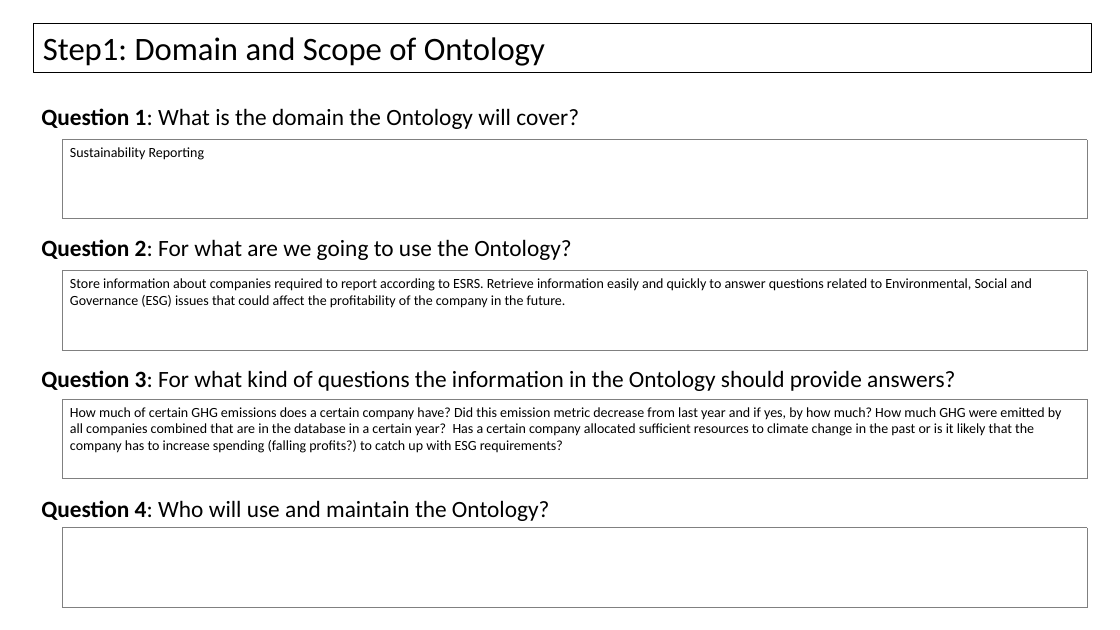
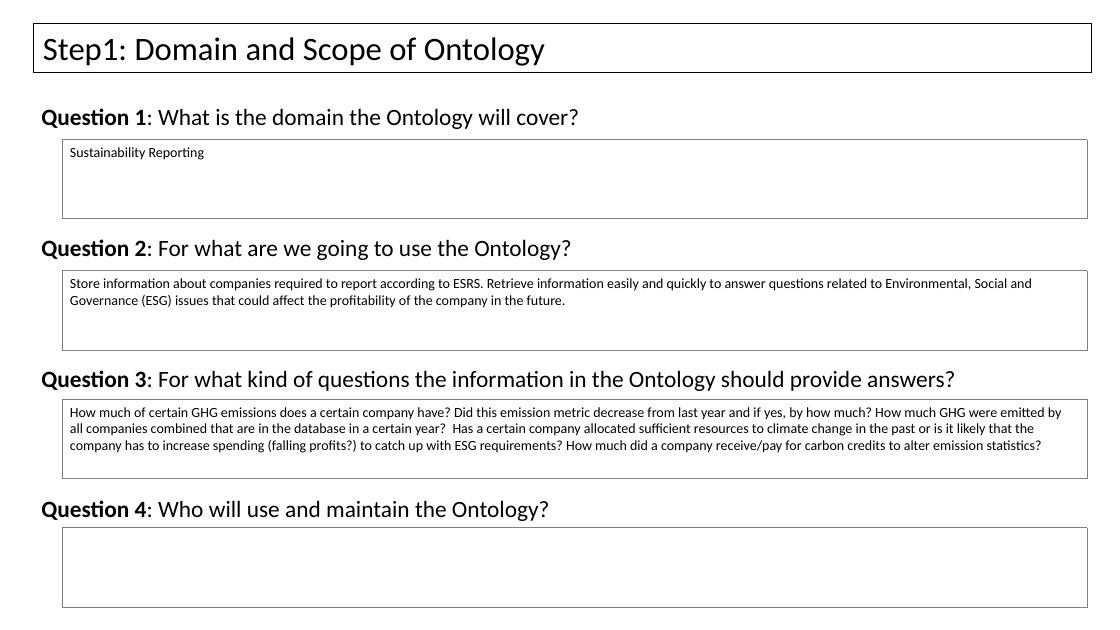
Before and after one commit to rainergo/UASFRA-MS-KnowledgeGraph, a slide deck: slide 4 of project/OntologyBuilding.pptx. Drawn at 1120x630 pixels with LibreOffice and Linux fonts; fonts in the diff are those of the drawing. Boxes give left, top, right and bottom in pixels: in the first picture for what was removed or moved away, otherwise in the second. Text is boxed around its words. In the diff, an @@ line names an element or a change of style, - is before the commit and + after.

```diff
--- a/project/OntologyBuilding.pptx
+++ b/project/OntologyBuilding.pptx
@@ text in rectangle at (70,407,1062,453): text changed @@
-How much of certain GHG emissions does a certain company have? Did this emission metric decrease from last year and if yes, by how much? How much GHG were emitted by all companies combined that are in the database in a certain year? Has a certain company allocated sufficient resources to climate change in the past or is it likely that the company has to increase spending (falling profits?) to catch up with ESG requirements?
+How much of certain GHG emissions does a certain company have? Did this emission metric decrease from last year and if yes, by how much? How much GHG were emitted by all companies combined that are in the database in a certain year? Has a certain company allocated sufficient resources to climate change in the past or is it likely that the company has to increase spending (falling profits?) to catch up with ESG requirements? How much did a company receive/pay for carbon credits to alter emission statistics?
```
Also in this commit, not shown: 7 other files.
